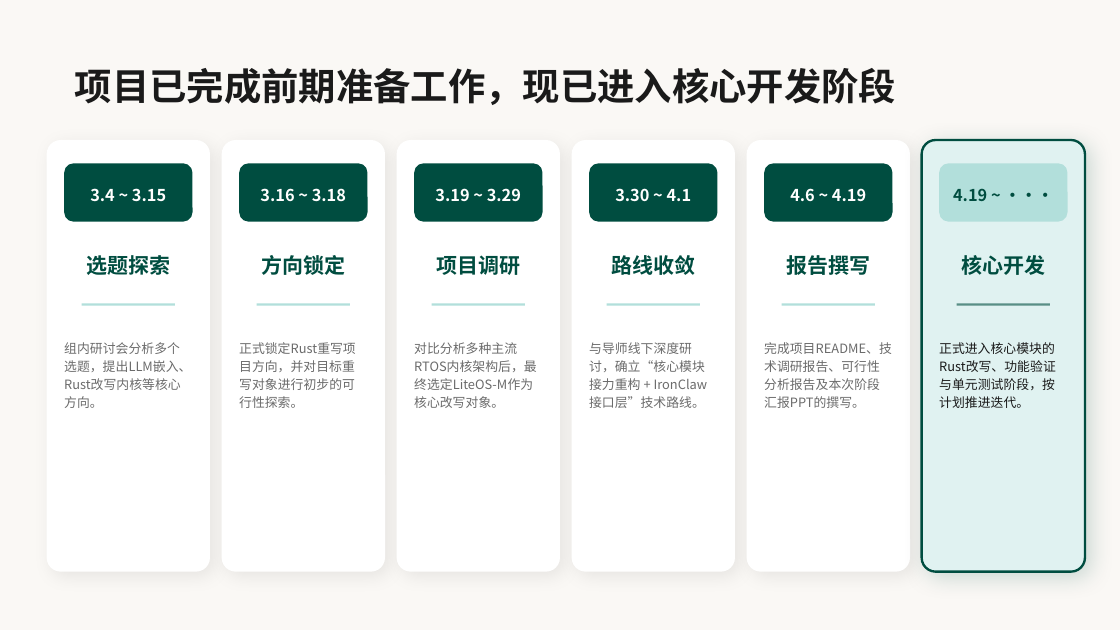
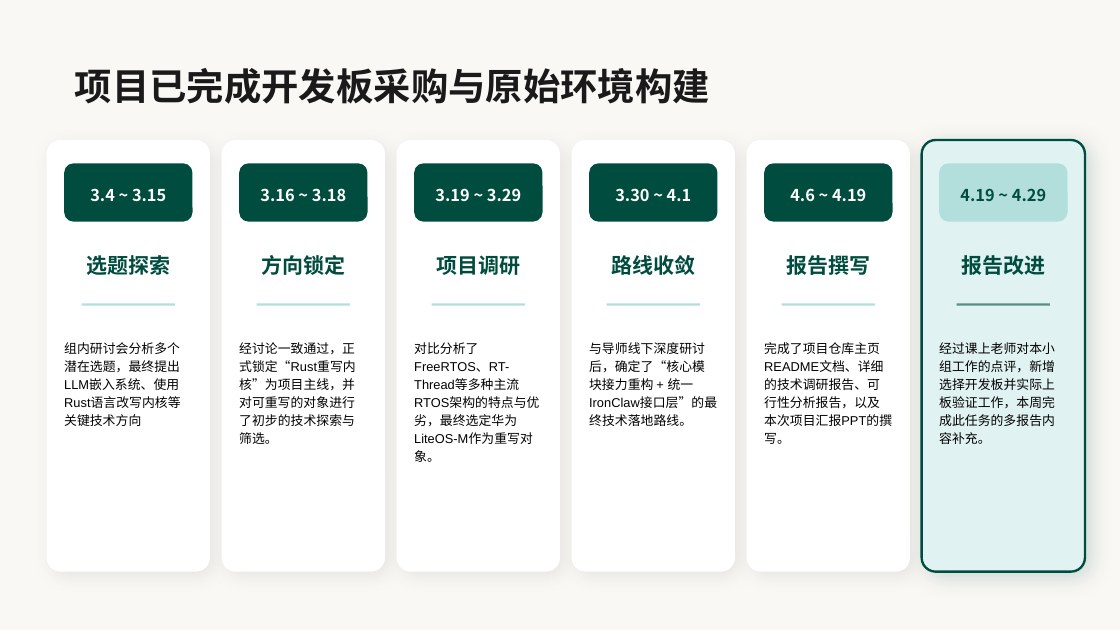
Before and after one commit to OSH-2026/Vexilon, a slide deck: slide 20 of docs/Vexilon项目汇报：基于Rust与IronClaw重构LiteOS-M内核.pptx (slide 14 before the commit). Drawn at 1120x630 pixels with LibreOffice and Linux fonts; fonts in the diff are those of the drawing. Boxes give left, top, right and bottom in pixels: in the first picture for what was removed or moved away, otherwise in the second. Text is boxed around its words. In the diff, an @@ line names an element or a change of style, - is before the commit and + after.

```diff
--- a/docs/Vexilon项目汇报：基于Rust与IronClaw重构LiteOS-M内核.pptx
+++ b/docs/Vexilon项目汇报：基于Rust与IronClaw重构LiteOS-M内核.pptx
@@ text at [75, 68, 710, 104]: text changed @@
-项目已完成前期准备工作，现已进入核心开发阶段
+项目已完成开发板采购与原始环境构建
@@ text in rounded rectangle at [960, 188, 1046, 201]: text changed @@
-4.19 ~ ···
+4.19 ~ 4.29
@@ text at [961, 255, 1045, 275]: text changed @@
-核心开发
+报告改进
@@ text at [64, 342, 180, 390]: text changed; font Noto Sans CJK SC to Arial; text colour #6B6B6B to #000000 @@
-组内研讨会分析多个选题，提出LLM嵌入、Rust改写内核等核心方向。
+组内研讨会分析多个潜在选题，最终提出LLM嵌入系统、使用Rust语言改写内核等关键技术方向
@@ text at [239, 342, 356, 444]: text changed; font Noto Sans CJK SC to Arial; text colour #6B6B6B to #000000 @@
-正式锁定Rust重写项目方向，并对目标重写对象进行初步的可行性探索。
+经讨论一致通过，正式锁定“Rust重写内核”为项目主线，并对可重写的对象进行了初步的技术探索与筛选。
@@ text at [414, 342, 533, 462]: text changed; font Noto Sans CJK SC to Arial; text colour #6B6B6B to #000000 @@
-对比分析多种主流RTOS内核架构后，最终选定LiteOS-M作为核心改写对象。
+对比分析了FreeRTOS、RT-Thread等多种主流RTOS架构的特点与优劣，最终选定华为LiteOS-M作为重写对象。
@@ text at [589, 342, 717, 426]: text changed; font Noto Sans CJK SC to Arial; text colour #6B6B6B to #000000 @@
-与导师线下深度研讨，确立“核心模块接力重构 + IronClaw接口层”技术路线。
+与导师线下深度研讨后，确定了“核心模块接力重构 + 统一IronClaw接口层”的最终技术落地路线。
@@ text at [764, 342, 892, 444]: text changed; font Noto Sans CJK SC to Arial; text colour #6B6B6B to #000000 @@
-完成项目README、技术调研报告、可行性分析报告及本次阶段汇报PPT的撰写。
+完成了项目仓库主页README文档、详细的技术调研报告、可行性分析报告，以及本次项目汇报PPT的撰写。
@@ text at [939, 342, 1055, 444]: text changed; font Noto Sans CJK SC to Arial; text colour #1A1A1A to #000000 @@
-正式进入核心模块的Rust改写、功能验证与单元测试阶段，按计划推进迭代。
+经过课上老师对本小组工作的点评，新增选择开发板并实际上板验证工作，本周完成此任务的多报告内容补充。
```
Also in this commit, not shown: 7 other slides changed, 10 slides added, 11 slides removed.
